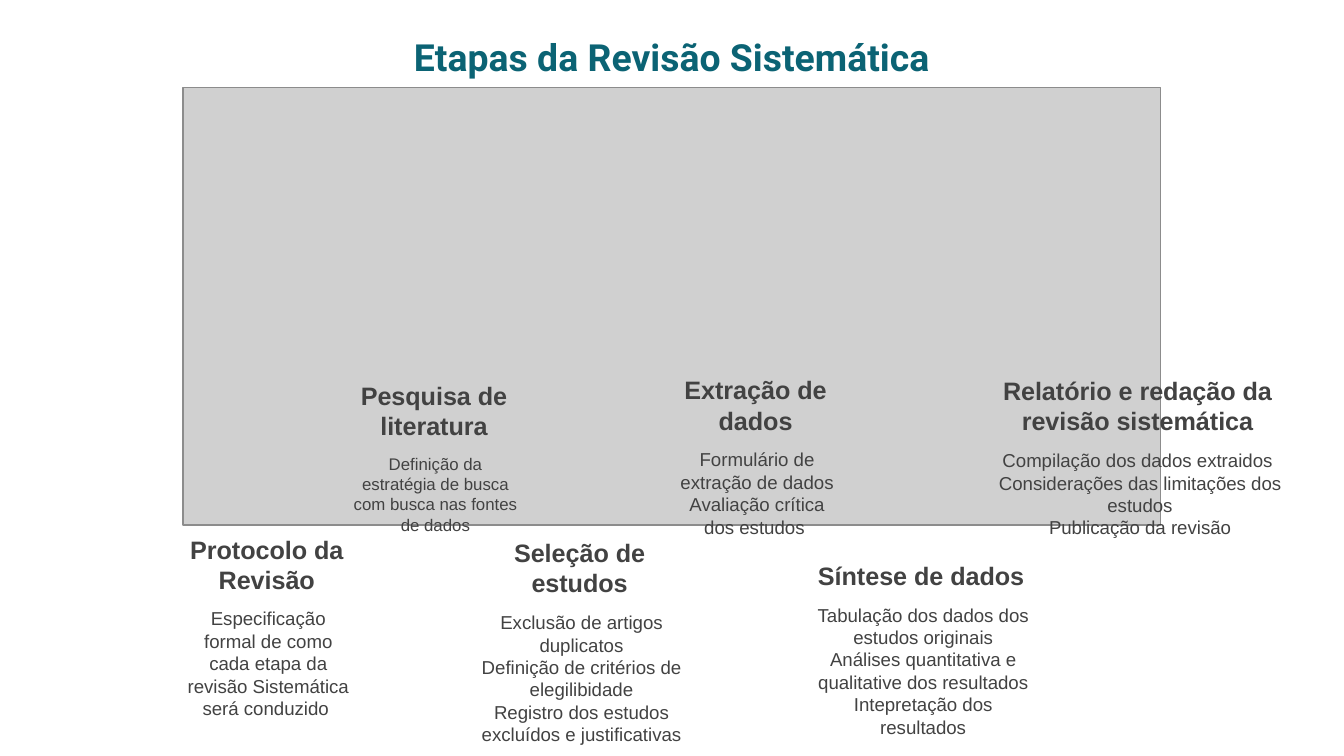
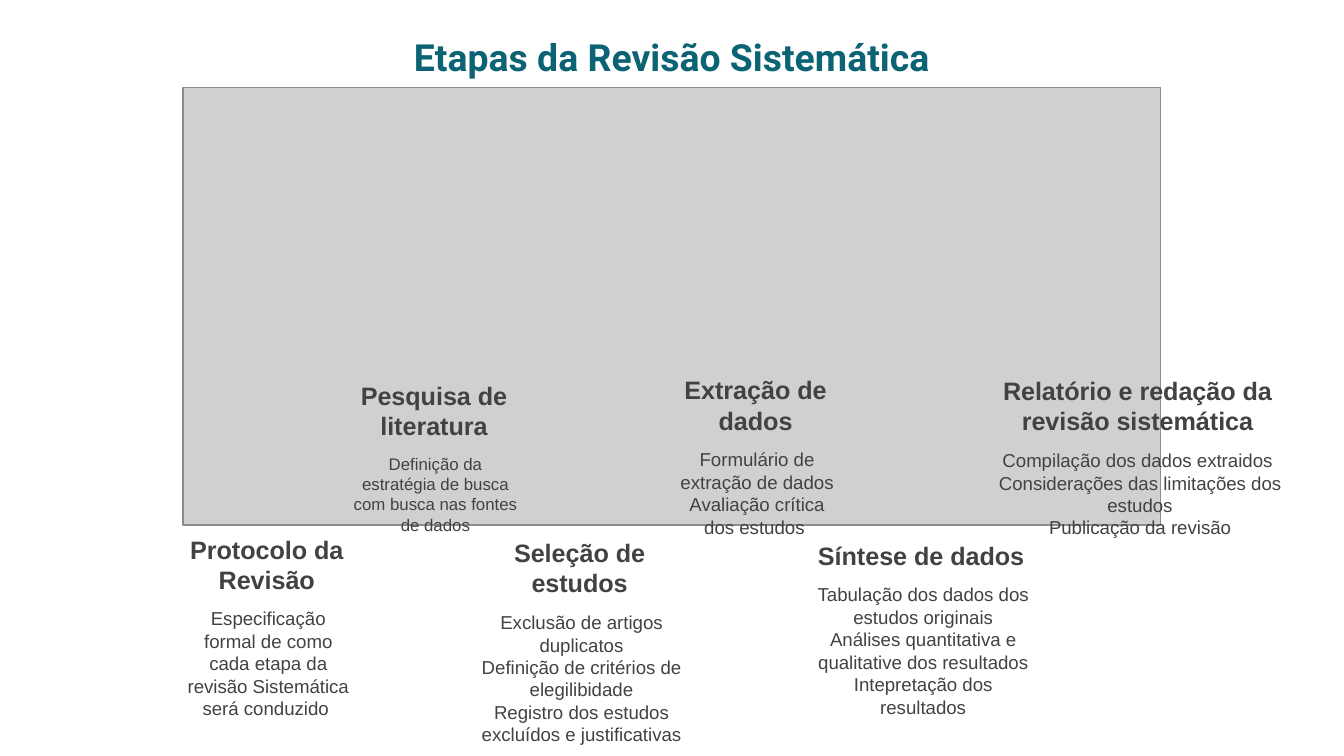
Before and after one commit to cglima/apresentacao-revisao-sistematica, a slide deck: slide 5 of apresentacao-revisao-sistematica.pptx. Drawn at 1344x756 pixels with LibreOffice and Linux fonts; fonts in the diff are those of the drawing; grey boxes stand for pictures. Boxes give left, top, right and bottom in pixels: in the first picture for what was removed or moved away, otherwise in the second. Text is boxed around its words. In the diff, an @@ line names an element or a change of style, - is before the commit and + after.

```diff
--- a/apresentacao-revisao-sistematica.pptx
+++ b/apresentacao-revisao-sistematica.pptx
@@ text "Síntese de dados": place and size @@
-text "Síntese de dados" at [818,566,1024,586]
+text "Síntese de dados" at [818,546,1024,566]
@@ text "Tabulação dos dados dos estudos ...": place and size @@
-text "Tabulação dos dados dos estudos ..." at [818,608,1029,734]
+text "Tabulação dos dados dos estudos ..." at [818,587,1029,714]
```
Also in this commit, not shown: 10 slides added.
